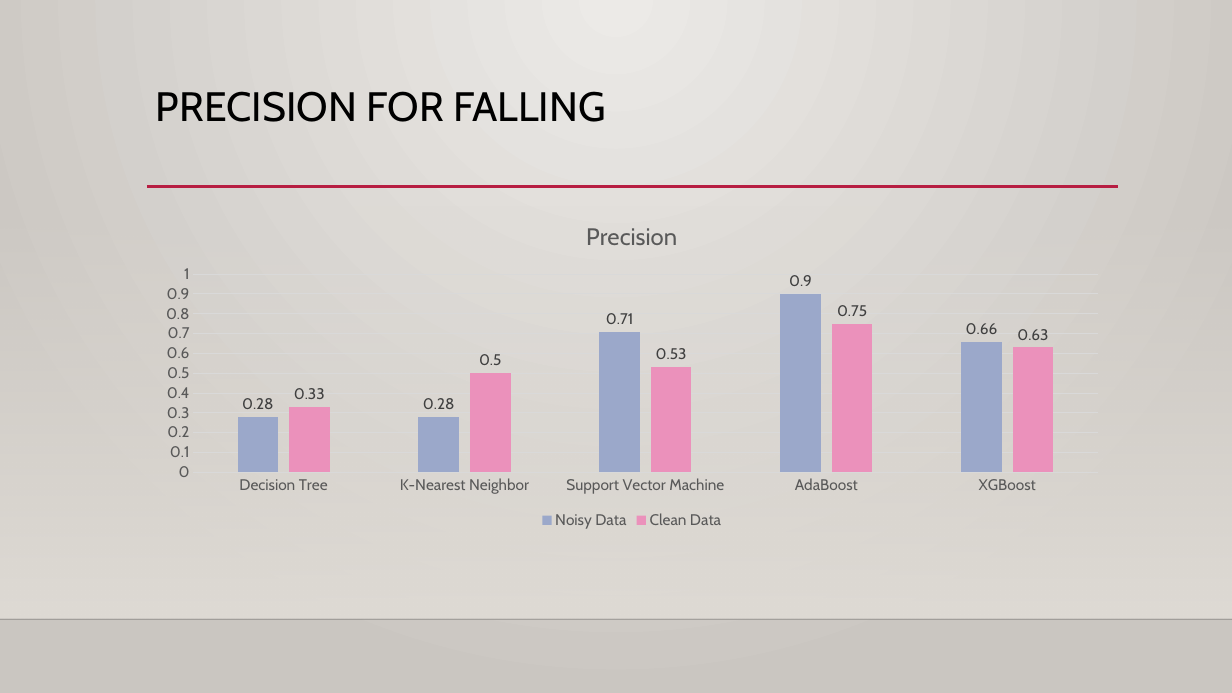
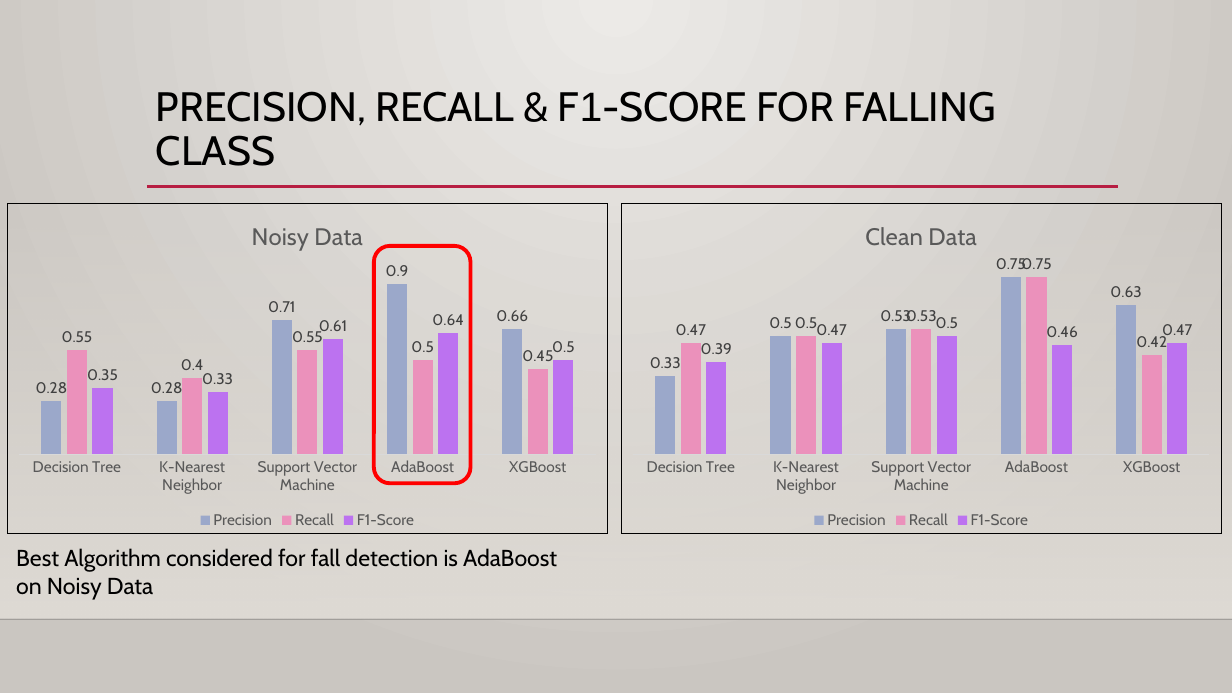
Before and after one commit to pgupta88/Springboard, a slide deck: slide 12 of Capstone_Two/Project Documentation/Technical Presentation.pptx (slide 10 before the commit). Drawn at 1232x693 pixels with LibreOffice and Linux fonts; fonts in the diff are those of the drawing; background and template pictures are left out. Boxes give left, top, right and bottom in pixels: in the first picture for what was removed or moved away, otherwise in the second. Text is boxed around its words. In the diff, an @@ line names an element or a change of style, - is before the commit and + after.

```diff
--- a/Capstone_Two/Project Documentation/Technical Presentation.pptx
+++ b/Capstone_Two/Project Documentation/Technical Presentation.pptx
@@ title at [156,91,996,166]: text changed @@
-PRECISION FOR FALLING
+PRECISION, RECALL & F1-SCORE FOR FALLING CLASS
@@ column chart at [7,203,608,533] @@
@@ title "Precision " to "Noisy Data " @@
-Noisy Data: 0.28, 0.28, 0.71, 0.9, 0.66
+Precision: 0.28, 0.28, 0.71, 0.9, 0.66
-Clean Data: 0.33, 0.5, 0.53, 0.75, 0.63
+Recall: 0.55, 0.4, 0.55, 0.5, 0.45
+F1-Score: 0.35, 0.33, 0.61, 0.64, 0.5
@@ value axis changed @@
@@ border changed @@
@@ column chart: place and size @@
-column chart at [147,203,1117,533]
+column chart at [7,203,608,533]
@@ column chart added at [621,203,1222,533] @@
+title "Clean Data "
+categories: Decision Tree, K-Nearest Neighbor, Support Vector Machine, AdaBoost, XGBoost
+Precision: 0.33, 0.5, 0.53, 0.75, 0.63
+Recall: 0.47, 0.5, 0.53, 0.75, 0.42
+F1-Score: 0.39, 0.47, 0.5, 0.46, 0.47
@@ rounded rectangle added at [374,246,471,483], outline #FF0000 3 pt @@
@@ text added at [16,548,557,600], 18 pt, text #000000 @@
+Best Algorithm considered for fall detection is AdaBoost on Noisy Data
```
Also in this commit, not shown: 5 other slides changed, 5 slides added, 4 slides removed.
